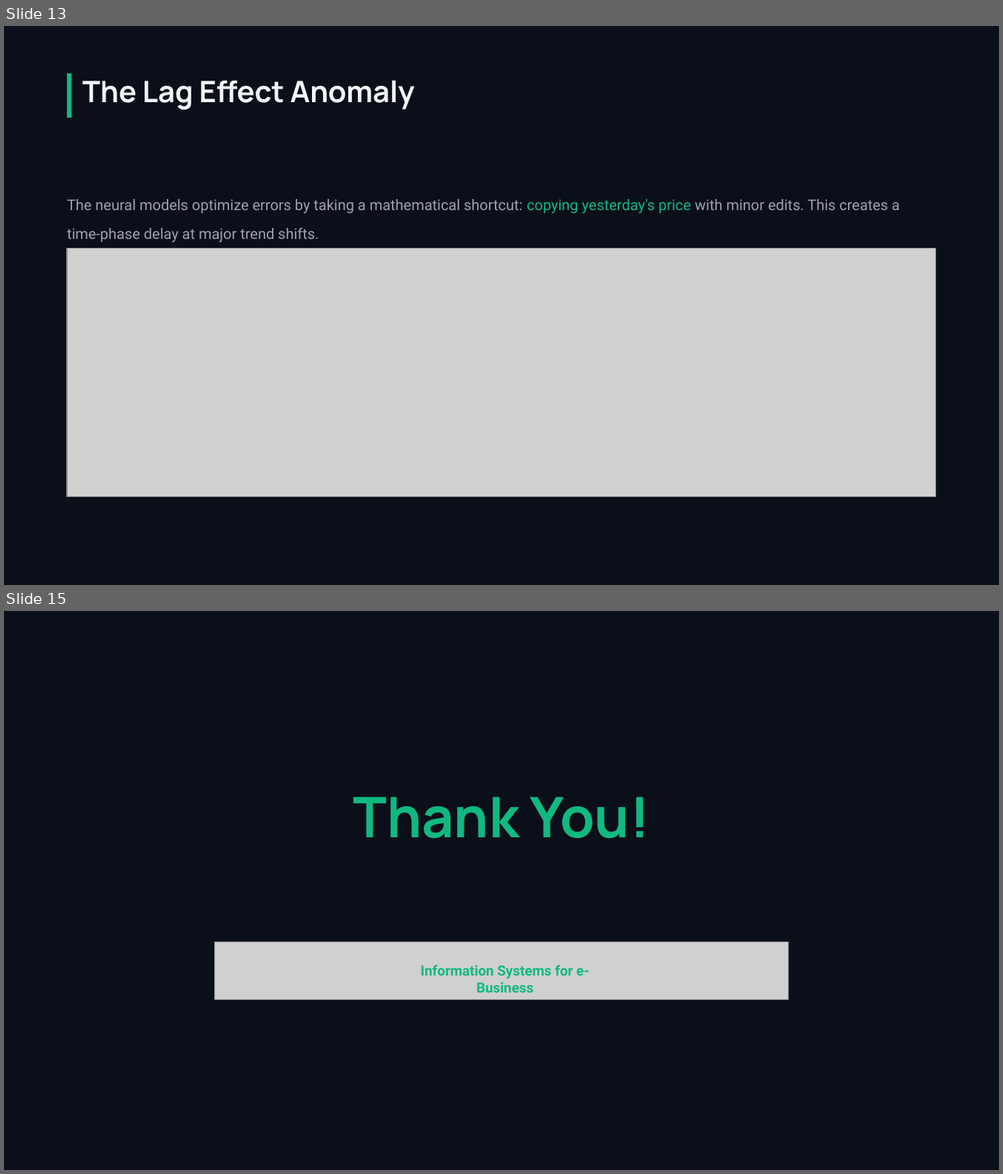
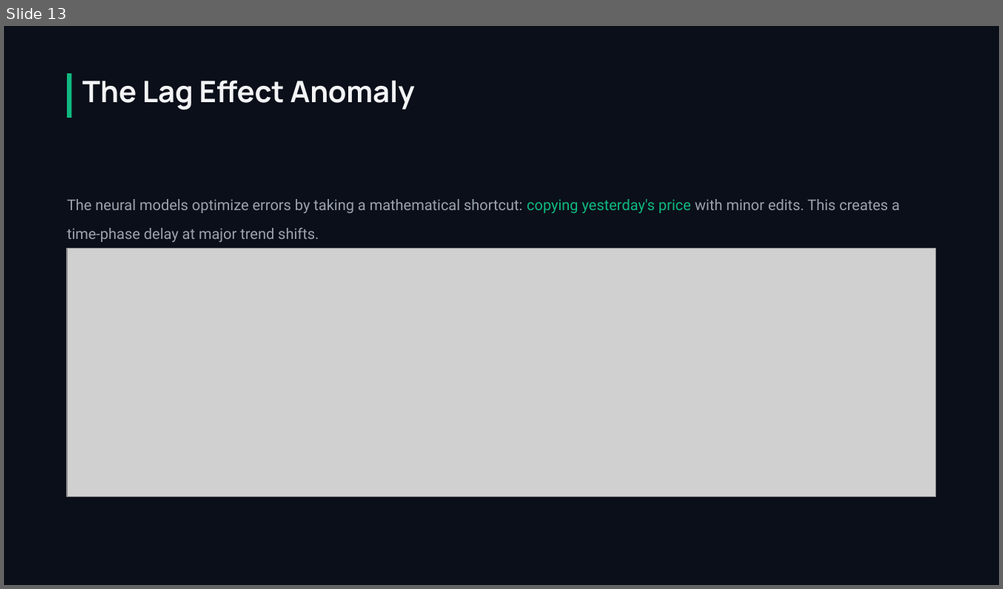
Before and after one commit to DenisNedelcu01/Disertatie, a slide deck: NedelcuAndreiDenis_ISB_CatalinCerbulescu_presentation.pptx. Shown one above the other, each under a label of ours: slides 13 and 15 before the commit, slide 13 after it; the slides between them are not shown. The pictures are 1003x1174 and 1003x589 pixels, drawn with LibreOffice and Linux fonts; fonts in the diff are those of the drawing; grey boxes stand for pictures; background and template pictures are left out. Boxes give left, top, right and bottom in pixels: in the first picture for what was removed or moved away, otherwise in the second. Text is boxed around its words. In the diff, an @@ line names an element or a change of style, - is before the commit and + after.

```diff
--- a/NedelcuAndreiDenis_ISB_CatalinCerbulescu_presentation.pptx
+++ b/NedelcuAndreiDenis_ISB_CatalinCerbulescu_presentation.pptx
@@ slide 15 removed at box(4, 611, 999, 1170), background picture (left out) @@
@@ text removed at box(353, 797, 649, 838) @@
-Thank You!
@@ picture removed at box(214, 943, 789, 999) @@
@@ text removed at box(421, 965, 589, 993) @@
-Information Systems for e-Business
```
Also in this commit, not shown: 2 slides changed.
